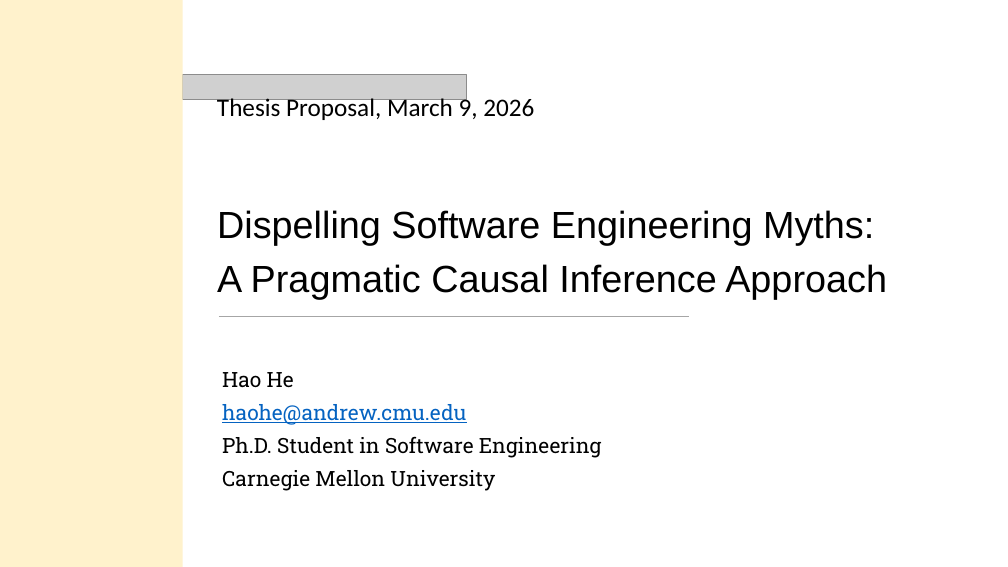
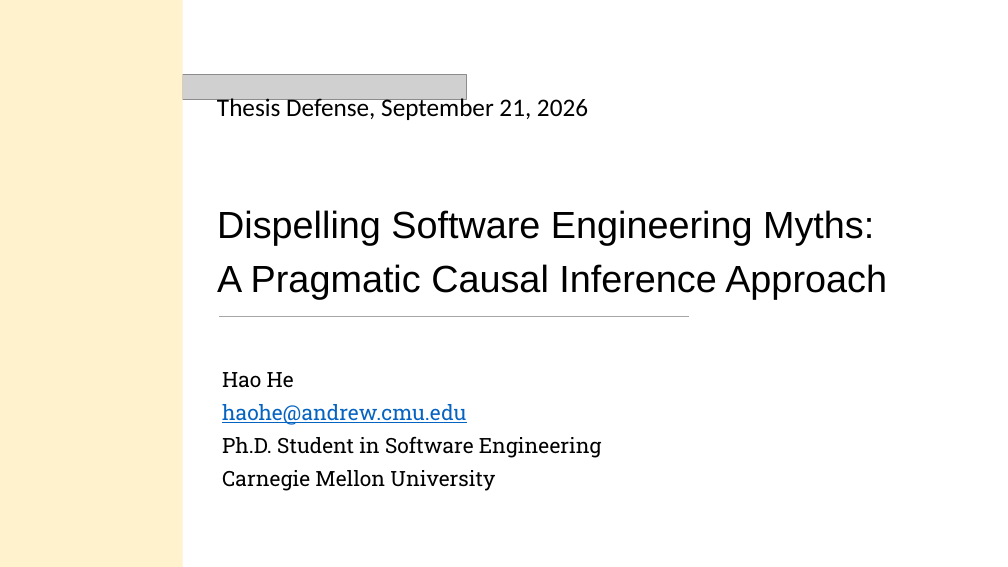
Before and after one commit to hehao98/Thesis, a slide deck: slide 1 of 2026.09.21-Thesis Defense.pptx. Drawn at 1008x567 pixels with LibreOffice and Linux fonts; fonts in the diff are those of the drawing; grey boxes stand for pictures. Boxes give left, top, right and bottom in pixels: in the first picture for what was removed or moved away, otherwise in the second. Text is boxed around its words. In the diff, an @@ line names an element or a change of style, - is before the commit and + after.

Commit message:
Update thesis defense slides

```diff
--- a/2026.09.21-Thesis Defense.pptx
+++ b/2026.09.21-Thesis Defense.pptx
@@ text at [217, 95, 588, 120]: text changed @@
-Thesis Proposal, March 9, 2026
+Thesis Defense, September 21, 2026
```
Also in this commit, not shown: 9 other slides changed, 4 slides added, 18 slides removed.
